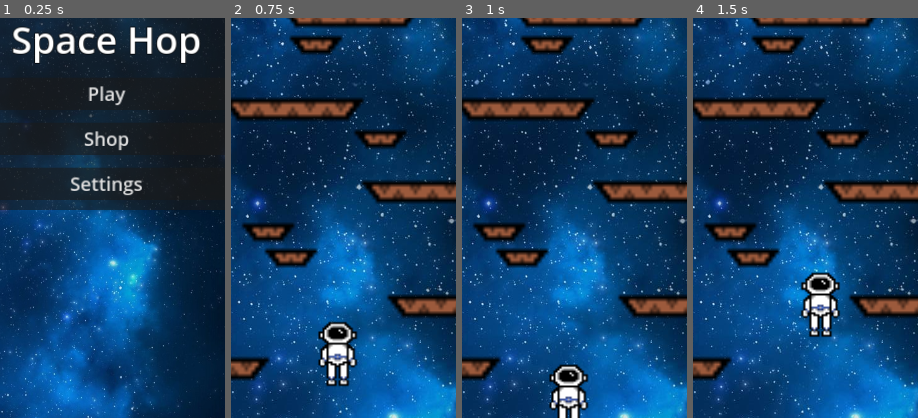
Above: before the commit, frames 1-4 (left to right).
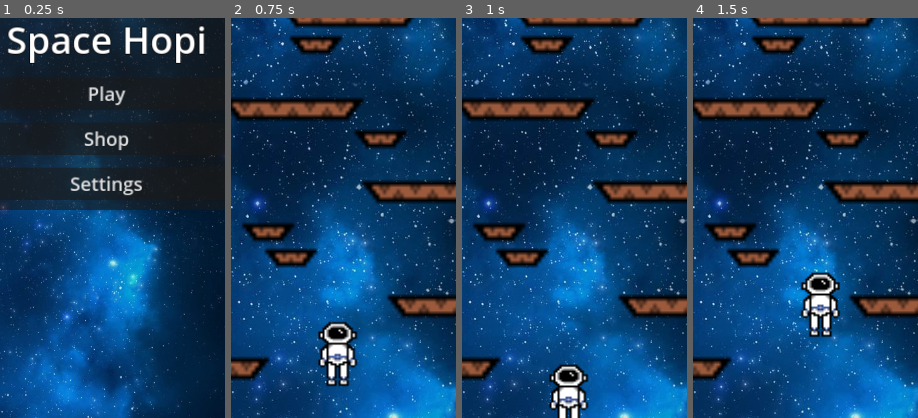
Above: after the commit, the same moments.

Repository: nlwens/SpaceHop
Game: Godot game, scene res://main_menu.tscn
Two runs of this game, one before a commit and one after it. Both use one fixed random seed, a clock stepped at 60 frames per second and the inputs below.
Inputs:
- Up to frame 1 (0.25 s): no input
- Up to frame 2 (0.75 s): click "Play" at 0.5 s
- Up to frame 3 (1 s): no input
- Up to frame 4 (1.5 s): hold Right (ui_right) from 1.28 s (still down)
The pictures show only the part of the screen within x 26-76%, y 39-89%; the shares and areas given below are measured in that part.

The runs differ from the first frame. In frame 1, 3.8% of the frame differs, in the area x 3-92%, y 2-12%; in frame 2, nothing differs; in frame 3, nothing differs; in frame 4, nothing differs.

Commit message:
I changed the name to Space Hopi
I changed the name to Space Hopi

Diff:
--- a/main_menu.tscn
+++ b/main_menu.tscn
@@ -59,7 +59,7 @@
 theme_override_constants/shadow_outline_size = 8
 theme_override_constants/line_spacing = 8
 theme_override_font_sizes/font_size = 60
-text = "Space Hop"
+text = "Space Hopi"
 horizontal_alignment = 1
 vertical_alignment = 1
 
--- a/project.godot
+++ b/project.godot
@@ -12,7 +12,7 @@
 
 config/name="SpaceHop"
 run/main_scene="res://main_menu.tscn"
-config/features=PackedStringArray("4.2", "Mobile")
+config/features=PackedStringArray("4.1", "Mobile")
 config/icon="res://icon.svg"
 
 [display]
Not shown: 1 places in main_menu.tscn that only renumber resources
